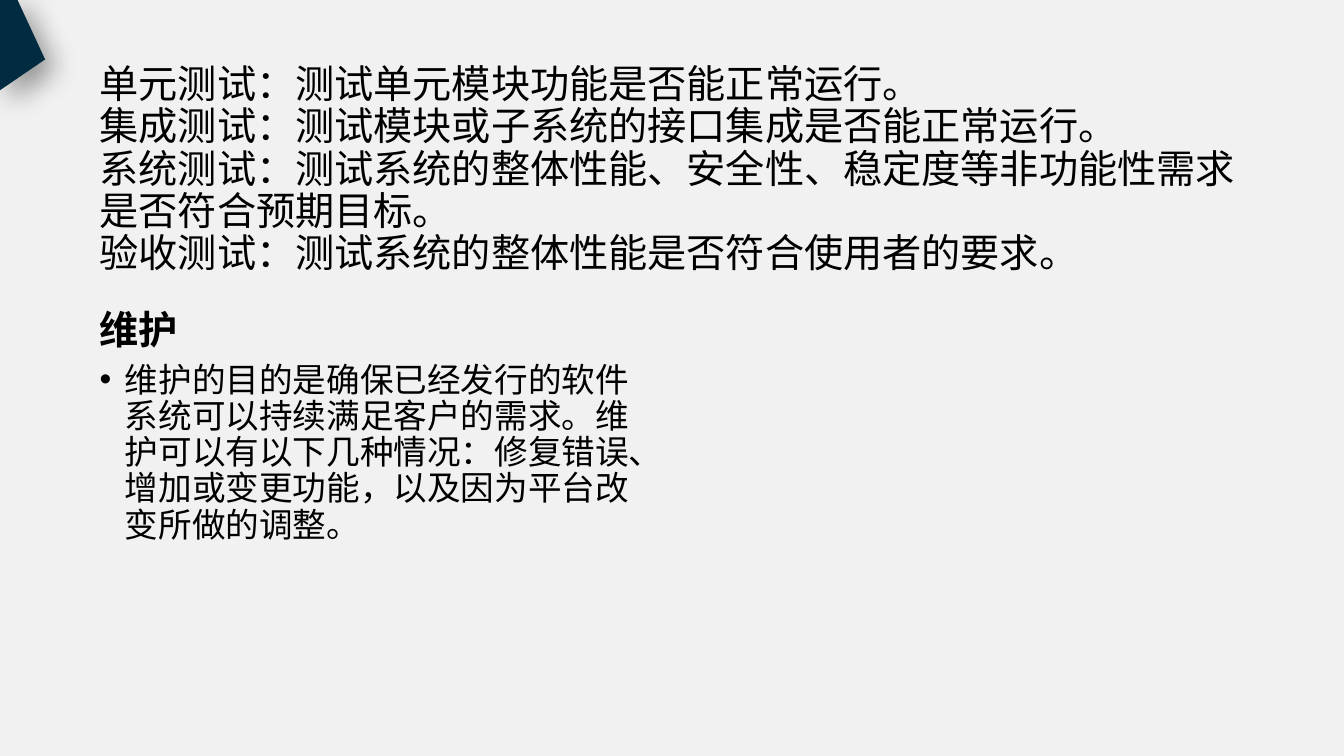
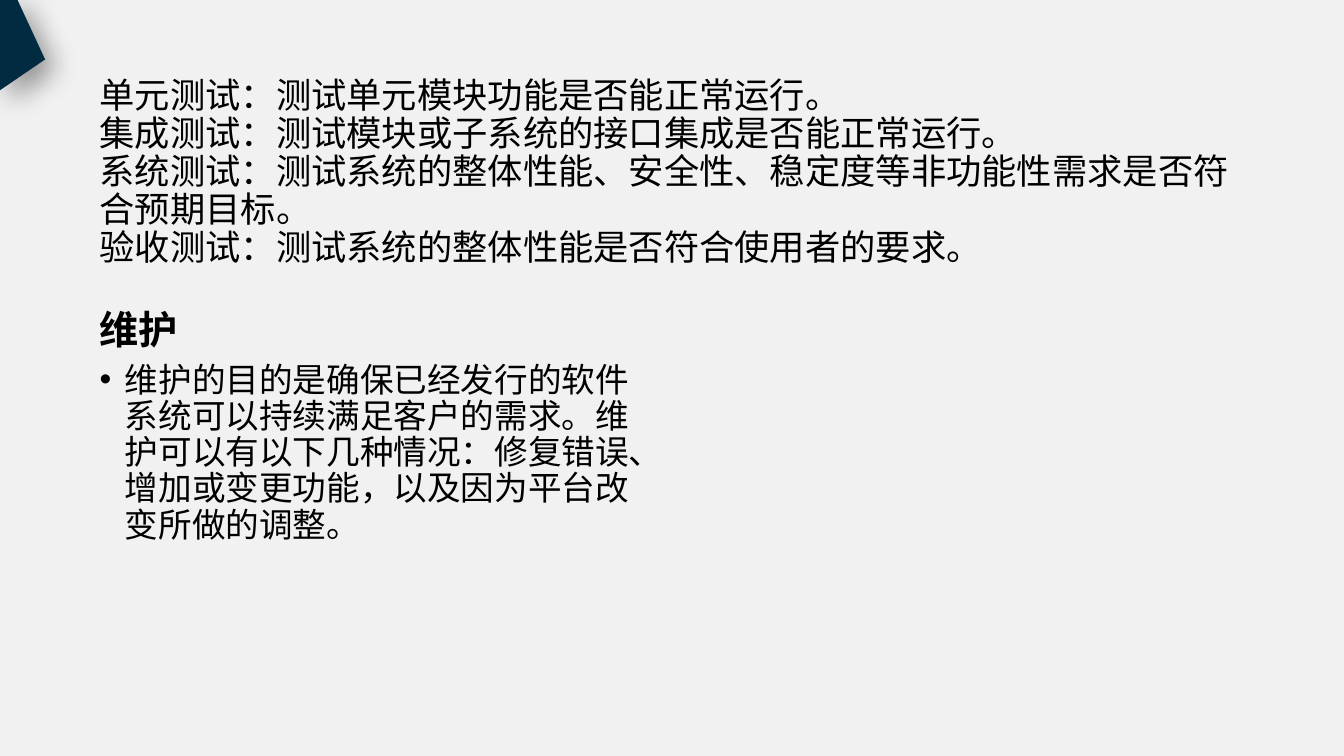
Before and after one commit to PRD2018-G18/PRD2018, a slide deck: slide 64 of 非受控文档/过程文档/UML概述/UML概述（新）.pptx. Drawn at 1344x756 pixels with LibreOffice and Linux fonts; fonts in the diff are those of the drawing. Boxes give left, top, right and bottom in pixels: in the first picture for what was removed or moved away, otherwise in the second. Text is boxed around its words. In the diff, an @@ line names an element or a change of style, - is before the commit and + after.

```diff
--- a/非受控文档/过程文档/UML概述/UML概述（新）.pptx
+++ b/非受控文档/过程文档/UML概述/UML概述（新）.pptx
@@ title "单元测试：测试单元模块功能是否能正常运行。 集成测试：测试模块或子系统的接口集成是否能正常运行。 系统测试：测试系统的整 ..." at (100, 78, 1229, 263): size 28 to 25.2 pt @@
```
Also in this commit, not shown: 3 other slides changed.
